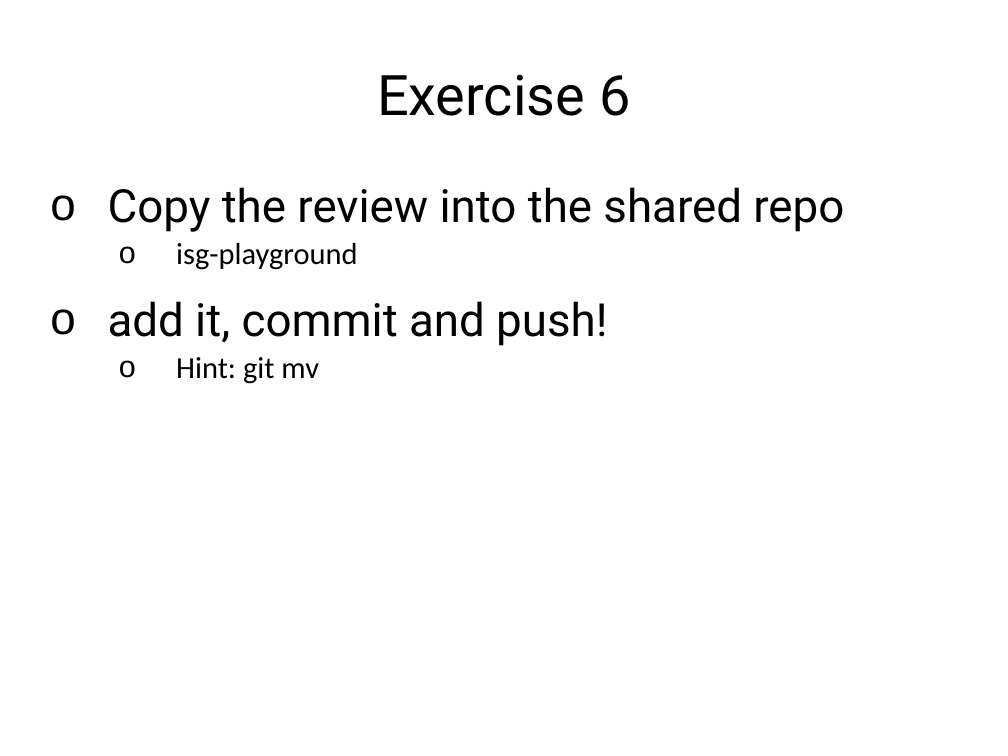
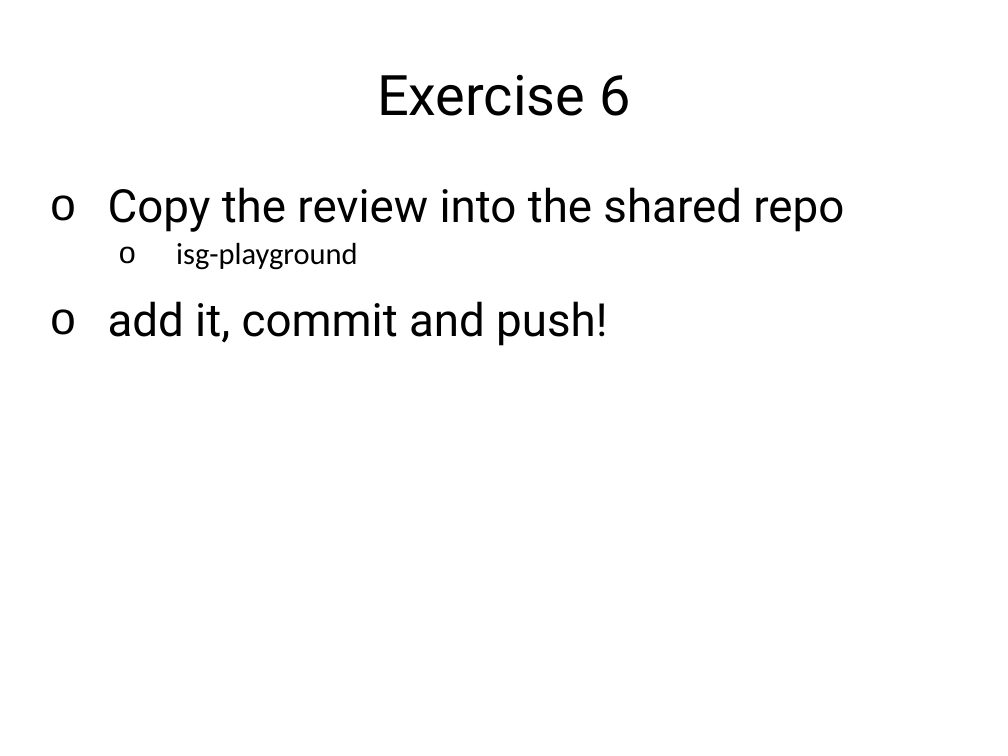
Before and after one commit to rachelplayer/isg-playground, a slide deck: slide 37 of git_workshop.pptx (slide 34 before the commit). Drawn at 1008x756 pixels with LibreOffice and Linux fonts; fonts in the diff are those of the drawing. Boxes give left, top, right and bottom in pixels: in the first picture for what was removed or moved away, otherwise in the second. Text is boxed around its words. In the diff, an @@ line names an element or a change of style, - is before the commit and + after.

```diff
--- a/git_workshop.pptx
+++ b/git_workshop.pptx
@@ text at (176,357,319,384): paragraph removed @@
-  o Hint: git mv
```
Also in this commit, not shown: 12 other slides changed, 5 slides added, 5 slides removed, 1 other file.
